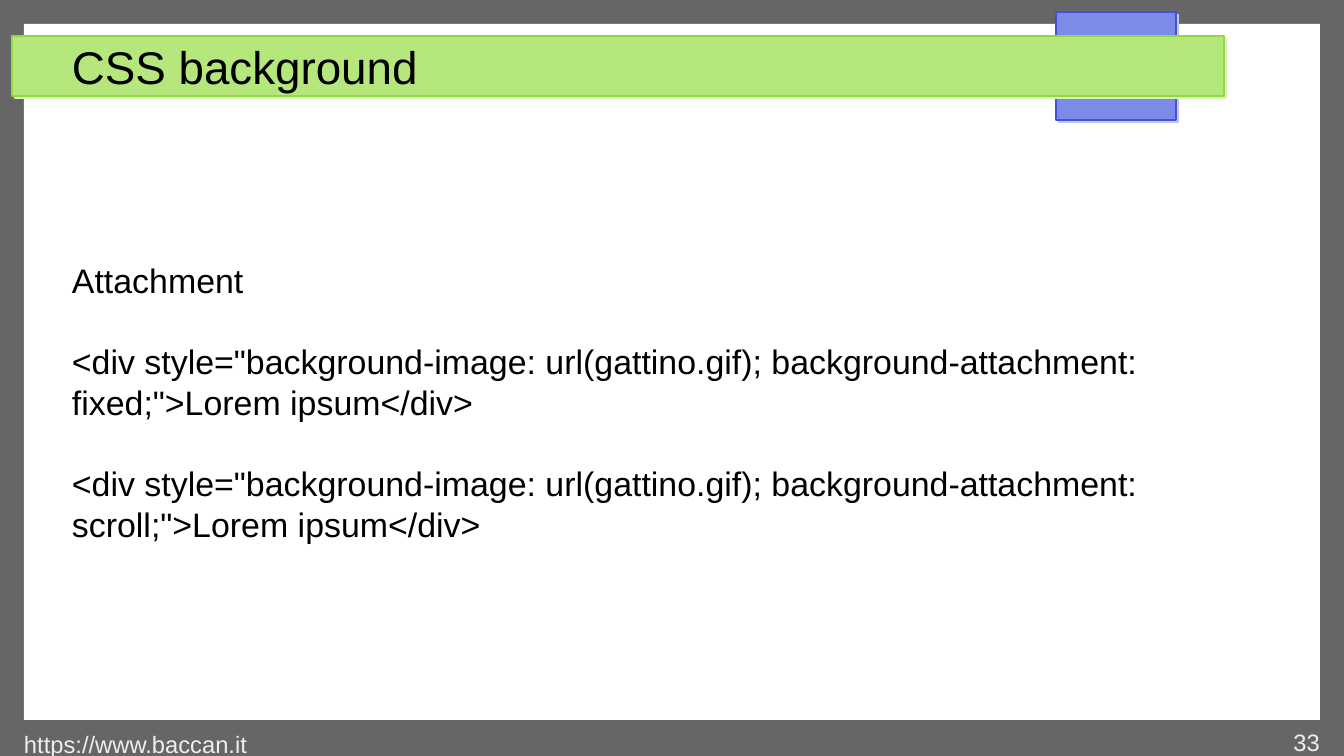
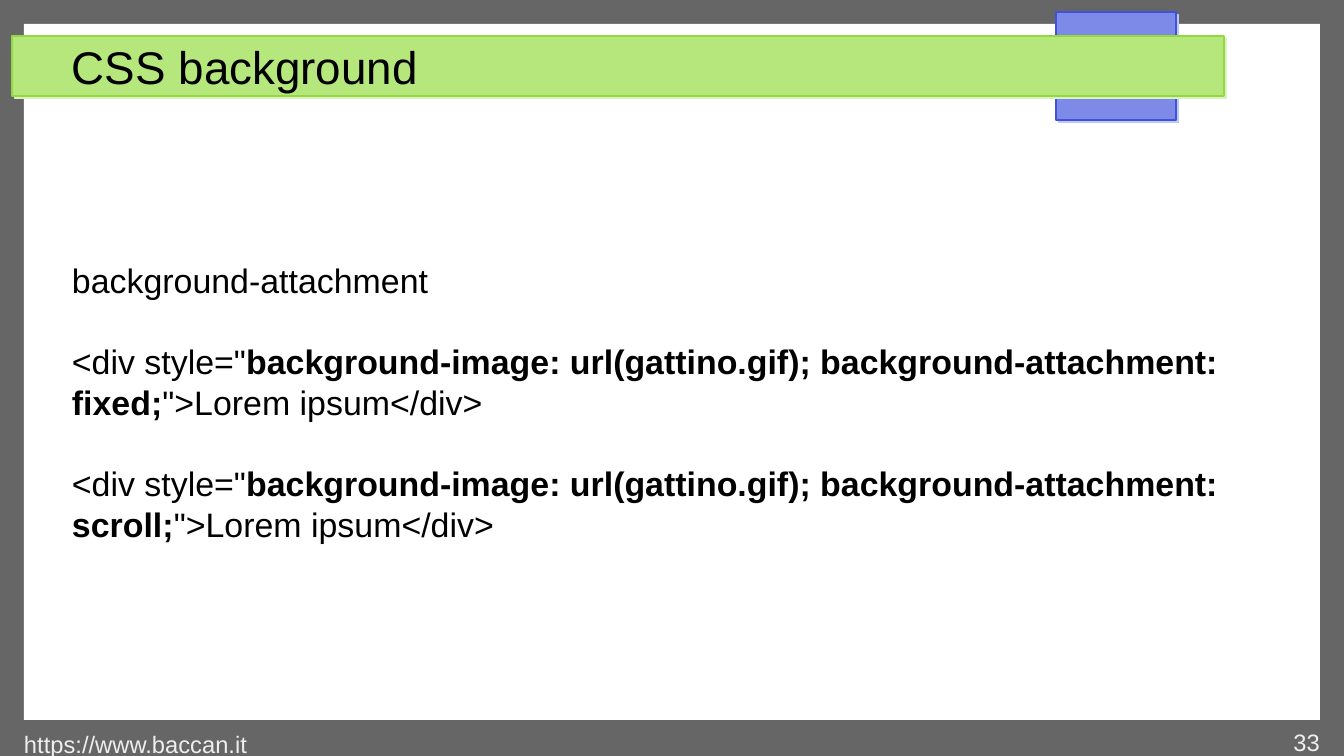
Before and after one commit to matteobaccan/CorsoCSS, a slide deck: slide 33 of Chapter_css.odp. Drawn at 1344x756 pixels with LibreOffice and Linux fonts; fonts in the diff are those of the drawing. Boxes give left, top, right and bottom in pixels: in the first picture for what was removed or moved away, otherwise in the second. Text is boxed around its words. In the diff, an @@ line names an element or a change of style, - is before the commit and + after.

```diff
--- a/Chapter_css.odp
+++ b/Chapter_css.odp
@@ text at (x1=72, y1=268, x2=428, y2=300): text changed @@
-Attachment
+background-attachment
@@ text at (x1=72, y1=349, x2=1217, y2=544): bold on in "style="background-image: url(gattino.gif); background-attach ...", "style="background-image: url(gattino.gif); background-attach ..." @@
```
Also in this commit, not shown: 3 other slides changed, 11 slides added, 10 other files.
